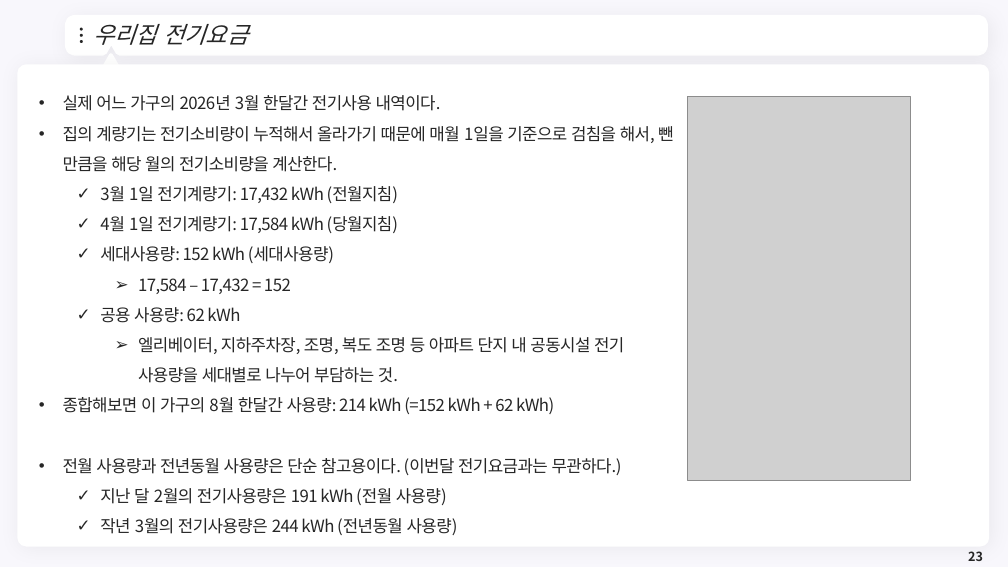
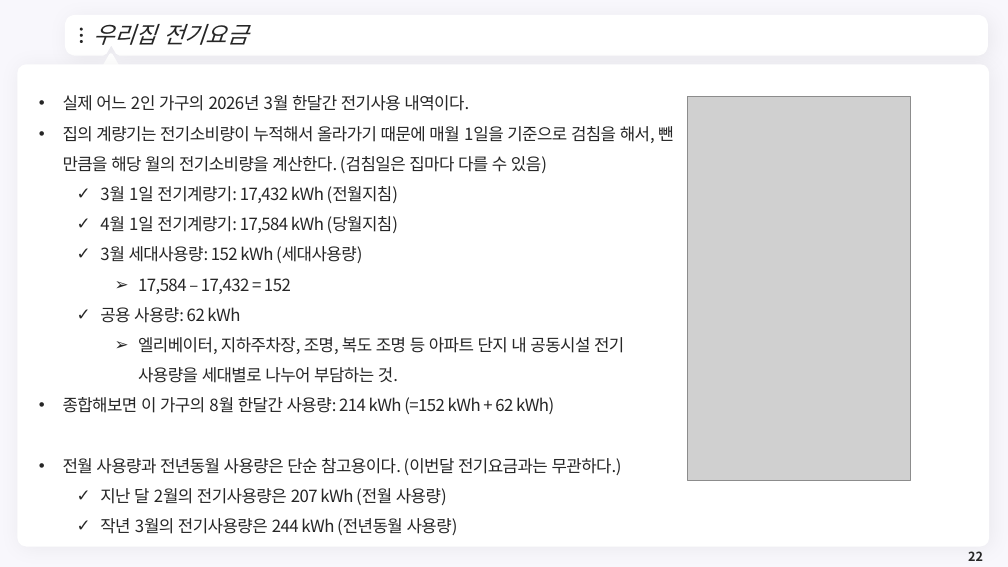
Before and after one commit to meandthey/Teaching, a slide deck: slide 22 of 에너지경제학/자원에너지경제학_Chapter_1.pptx (slide 23 before the commit). Drawn at 1008x567 pixels with LibreOffice and Linux fonts; fonts in the diff are those of the drawing; grey boxes stand for pictures; background and template pictures are left out. Boxes give left, top, right and bottom in pixels: in the first picture for what was removed or moved away, otherwise in the second. Text is boxed around its words. In the diff, an @@ line names an element or a change of style, - is before the commit and + after.

```diff
--- a/에너지경제학/자원에너지경제학_Chapter_1.pptx
+++ b/에너지경제학/자원에너지경제학_Chapter_1.pptx
@@ text at (63,95,673,173): text changed @@
-• 실제 어느 가구의 2026년 3월 한달간 전기사용 내역이다.
-• 집의 계량기는 전기소비량이 누적해서 올라가기 때문에 매월 1일을 기준으로 검침을 해서, 뺀 만큼을 해당 월의 전기소비량을 계산한다.
+• 실제 어느 2인 가구의 2026년 3월 한달간 전기사용 내역이다.
+• 집의 계량기는 전기소비량이 누적해서 올라가기 때문에 매월 1일을 기준으로 검침을 해서, 뺀 만큼을 해당 월의 전기소비량을 계산한다. (검침일은 집마다 다를 수 있음)
@@ text at (100,246,362,263): text changed @@
-  ✓ 세대사용량: 152 kWh (세대사용량)
+  ✓ 3월 세대사용량: 152 kWh (세대사용량)
@@ text at (100,488,447,505): text changed @@
-  ✓ 지난 달 2월의 전기사용량은 191 kWh (전월 사용량)
+  ✓ 지난 달 2월의 전기사용량은 207 kWh (전월 사용량)
```
Also in this commit, not shown: 6 other slides changed, 1 slide added, 1 slide removed.
